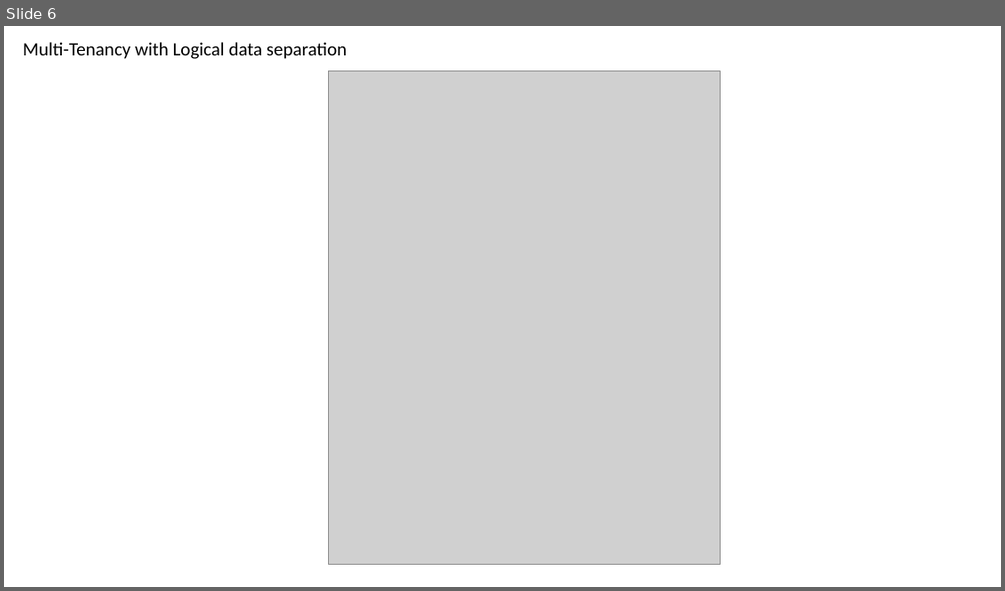
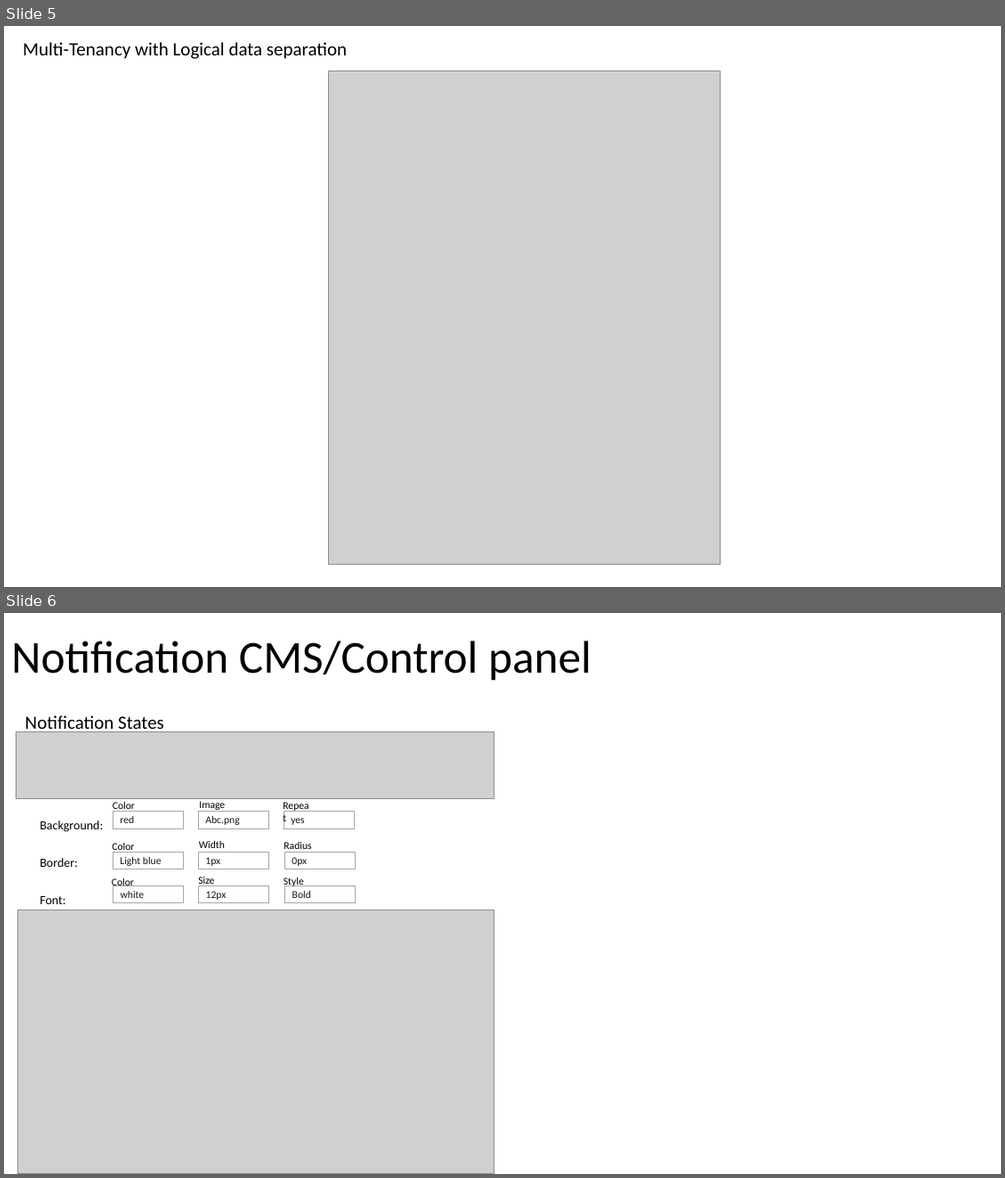
Before and after one commit to Sandeep821/Multi-Tenant-React-App, a slide deck: docs/MultiTenant App.pptx. Shown one above the other, each under a label of ours: slide 6 before the commit, slides 5 and 6 after it. The pictures are 1005x591 and 1005x1178 pixels, drawn with LibreOffice and Linux fonts; fonts in the diff are those of the drawing; grey boxes stand for pictures. Boxes give left, top, right and bottom in pixels: in the first picture for what was removed or moved away, otherwise in the second. Text is boxed around its words. In the diff, an @@ line names an element or a change of style, - is before the commit and + after.

```diff
--- a/docs/MultiTenant App.pptx
+++ b/docs/MultiTenant App.pptx
@@ slide 6 added at (x1=4, y1=613, x2=1001, y2=1174), background #FFFFFF @@
@@ title added at (x1=11, y1=641, x2=591, y2=681), 44 pt, text #000000 @@
+Notification CMS/Control panel
@@ text added at (x1=25, y1=715, x2=164, y2=735), 18 pt, text #000000 @@
+Notification States
@@ picture added at (x1=16, y1=731, x2=493, y2=798) @@
@@ text added at (x1=275, y1=795, x2=316, y2=811), 10 pt, text #000000 @@
+Repeat
@@ text added at (x1=40, y1=820, x2=103, y2=904), 12 pt, text #000000 @@
+Background:
+Border:
+Font:
@@ rectangle added at (x1=113, y1=811, x2=183, y2=828), fill #FFFFFF, outline #A6A6A6 0.25 pt, 10 pt, text #181717 @@
+red
@@ text added at (x1=113, y1=802, x2=135, y2=812), 10 pt, text #000000 @@
+Color
@@ rectangle added at (x1=198, y1=811, x2=268, y2=828), fill #FFFFFF, outline #A6A6A6 0.25 pt, 10 pt, text #181717 @@
+Abc.png
@@ text added at (x1=199, y1=801, x2=225, y2=811), 10 pt, text #000000 @@
+Image
@@ rectangle added at (x1=283, y1=811, x2=354, y2=828), fill #FFFFFF, outline #A6A6A6 0.25 pt, 10 pt, text #181717 @@
+yes
@@ text added at (x1=112, y1=843, x2=134, y2=852), 10 pt, text #000000 @@
+Color
@@ rectangle added at (x1=113, y1=852, x2=183, y2=868), fill #FFFFFF, outline #A6A6A6 0.25 pt, 10 pt, text #181717 @@
+Light blue
@@ rectangle added at (x1=198, y1=852, x2=268, y2=868), fill #FFFFFF, outline #A6A6A6 0.25 pt, 10 pt, text #181717 @@
+1px
@@ text added at (x1=199, y1=841, x2=225, y2=848), 10 pt, text #000000 @@
+Width
@@ text added at (x1=283, y1=842, x2=311, y2=852), 10 pt, text #000000 @@
+Radius
@@ rectangle added at (x1=284, y1=852, x2=355, y2=868), fill #FFFFFF, outline #A6A6A6 0.25 pt, 10 pt, text #181717 @@
+0px
@@ text added at (x1=112, y1=878, x2=134, y2=888), 10 pt, text #000000 @@
+Color
@@ text added at (x1=198, y1=876, x2=214, y2=887), 10 pt, text #000000 @@
+Size
@@ text added at (x1=283, y1=877, x2=304, y2=888), 10 pt, text #000000 @@
+Style
@@ rectangle added at (x1=113, y1=886, x2=184, y2=903), fill #FFFFFF, outline #A6A6A6 0.25 pt, 10 pt, text #181717 @@
+white
@@ rectangle added at (x1=198, y1=886, x2=268, y2=903), fill #FFFFFF, outline #A6A6A6 0.25 pt, 10 pt, text #181717 @@
+12px
@@ rectangle added at (x1=285, y1=886, x2=356, y2=903), fill #FFFFFF, outline #A6A6A6 0.25 pt, 10 pt, text #181717 @@
+Bold
@@ picture added at (x1=17, y1=910, x2=493, y2=1173) @@
@@ what was slide 6 is now slide 5 @@
```
Also in this commit, not shown: 1 slide removed, 5 other files.
